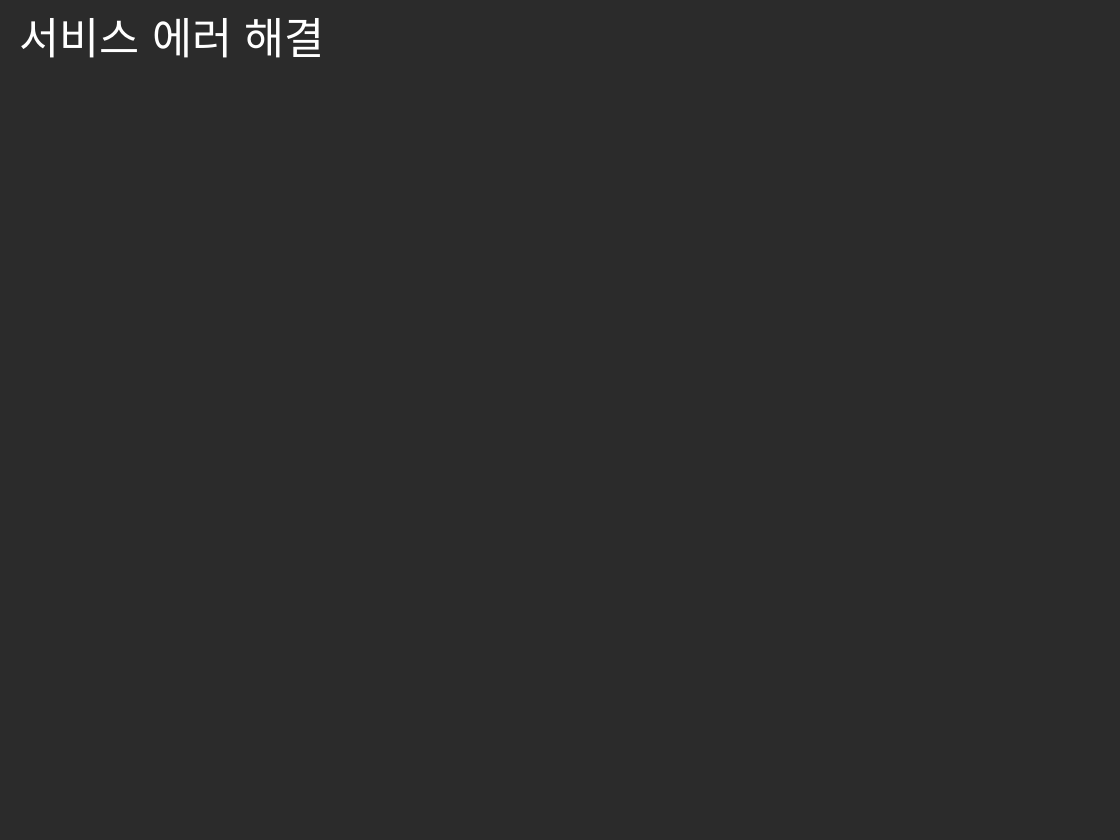
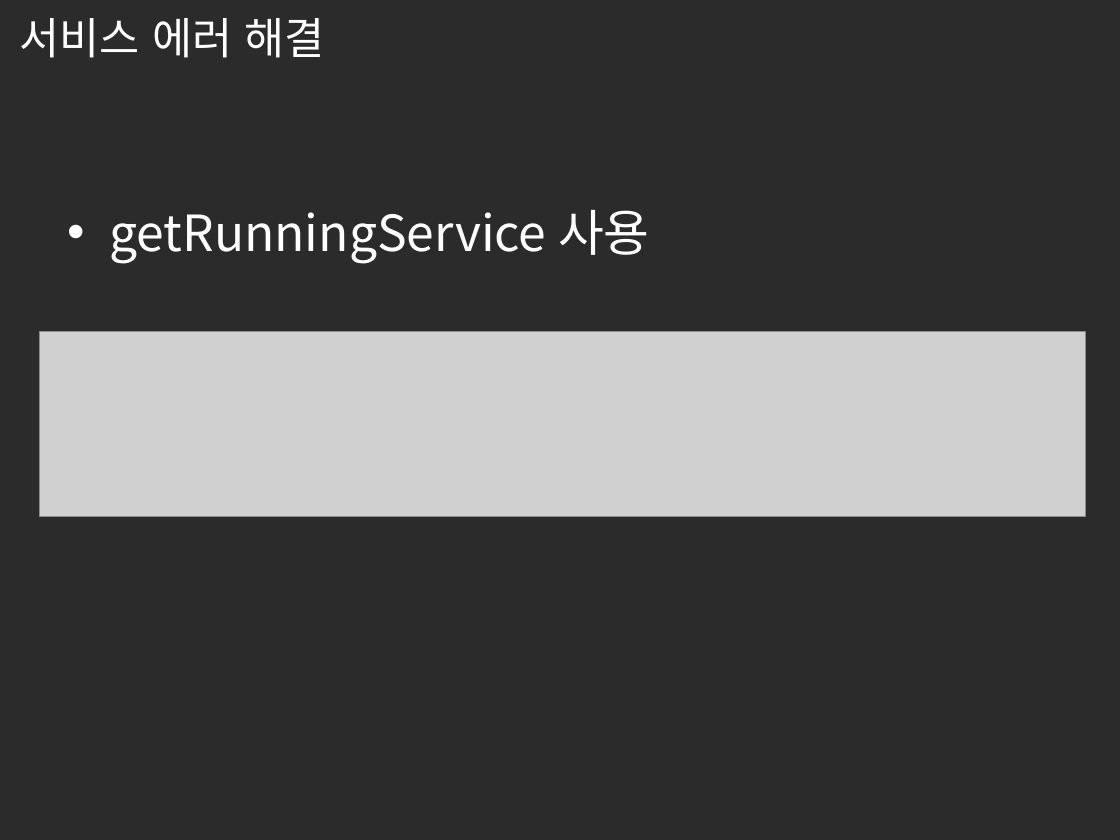
Before and after one commit to dlcksgy/PreventSNSAddiction, a slide deck: slide 8 of 모바일SW 중간발표.pptx (slide 7 before the commit). Drawn at 1120x840 pixels with LibreOffice and Linux fonts; fonts in the diff are those of the drawing; grey boxes stand for pictures; background and template pictures are left out; a plain dark background stands for a picture behind light text. Boxes give left, top, right and bottom in pixels: in the first picture for what was removed or moved away, otherwise in the second. Text is boxed around its words. In the diff, an @@ line names an element or a change of style, - is before the commit and + after.

```diff
--- a/모바일SW 중간발표.pptx
+++ b/모바일SW 중간발표.pptx
@@ text added at (109,210,650,264), 32 pt, text #FFFFFF @@
+• getRunningService 사용
@@ picture added at (39,332,1085,516) @@
```
Also in this commit, not shown: 6 other slides changed, 1 slide added, 1 other file.
